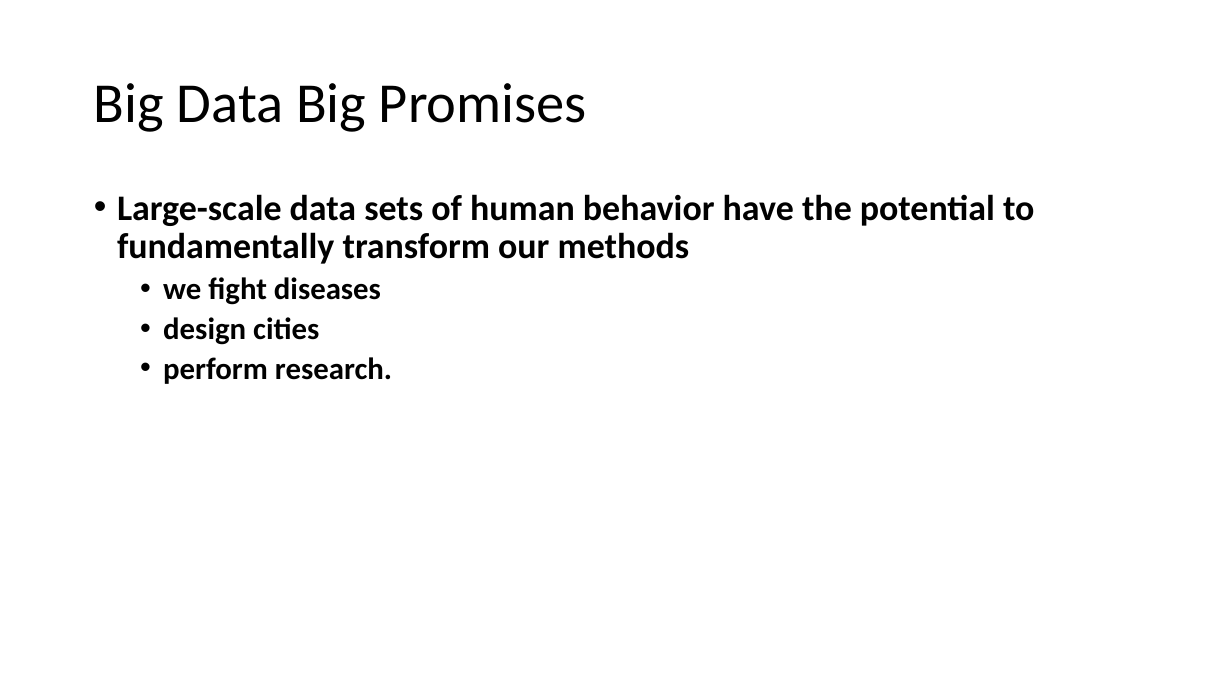
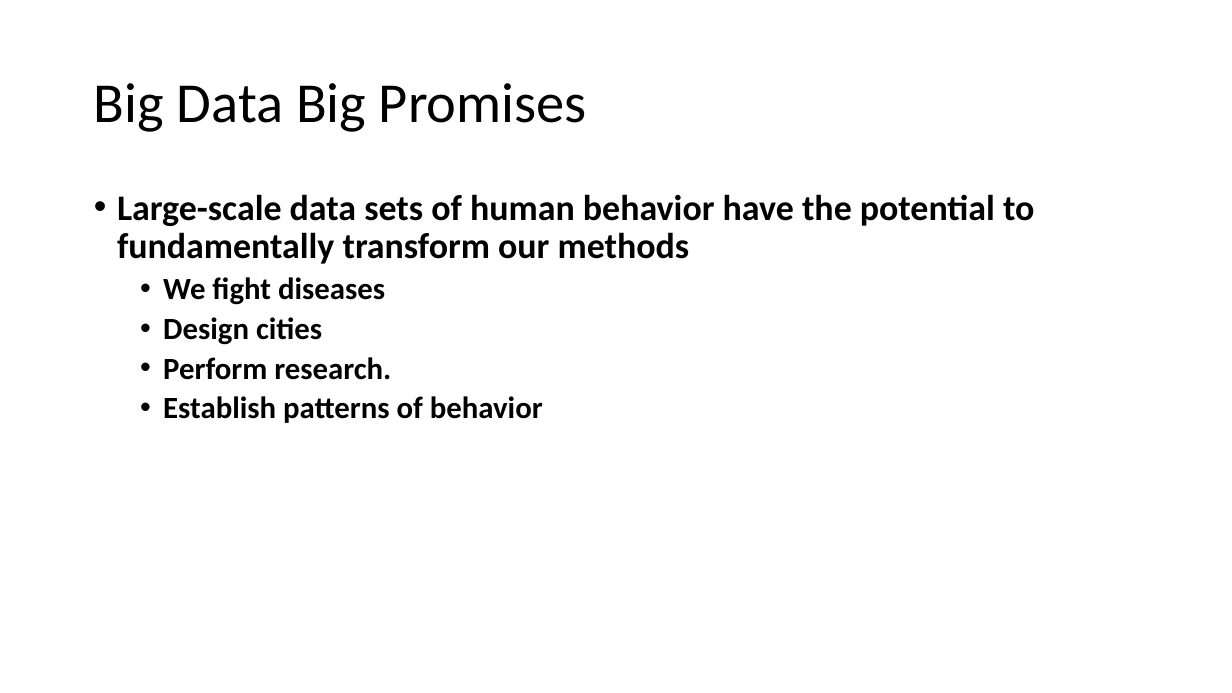
Before and after one commit to deniseygrace/COT-4935-Group-7-Project, a slide deck: slide 10 of Twitter.pptx (slide 2 before the commit). Drawn at 1232x693 pixels with LibreOffice and Linux fonts; fonts in the diff are those of the drawing. Boxes give left, top, right and bottom in pixels: in the first picture for what was removed or moved away, otherwise in the second. Text is boxed around its words. In the diff, an @@ line names an element or a change of style, - is before the commit and + after.

```diff
--- a/Twitter.pptx
+++ b/Twitter.pptx
@@ text at [163, 277, 543, 423]: text changed @@
-  • we fight diseases
-  • design cities
-  • perform research.
+  • We fight diseases
+  • Design cities
+  • Perform research.
+  • Establish patterns of behavior
```
Also in this commit, not shown: 4 other slides changed, 11 slides added.
